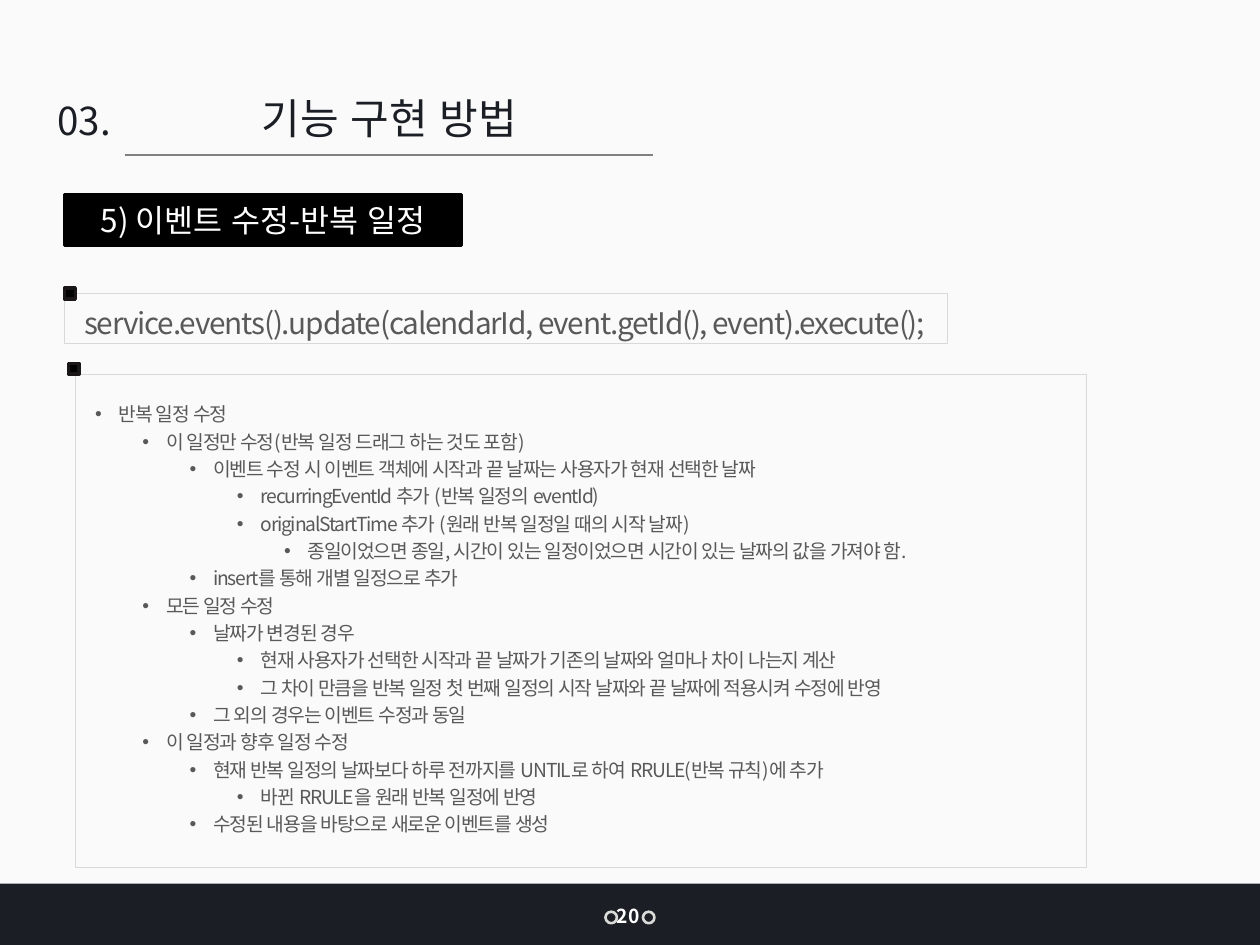
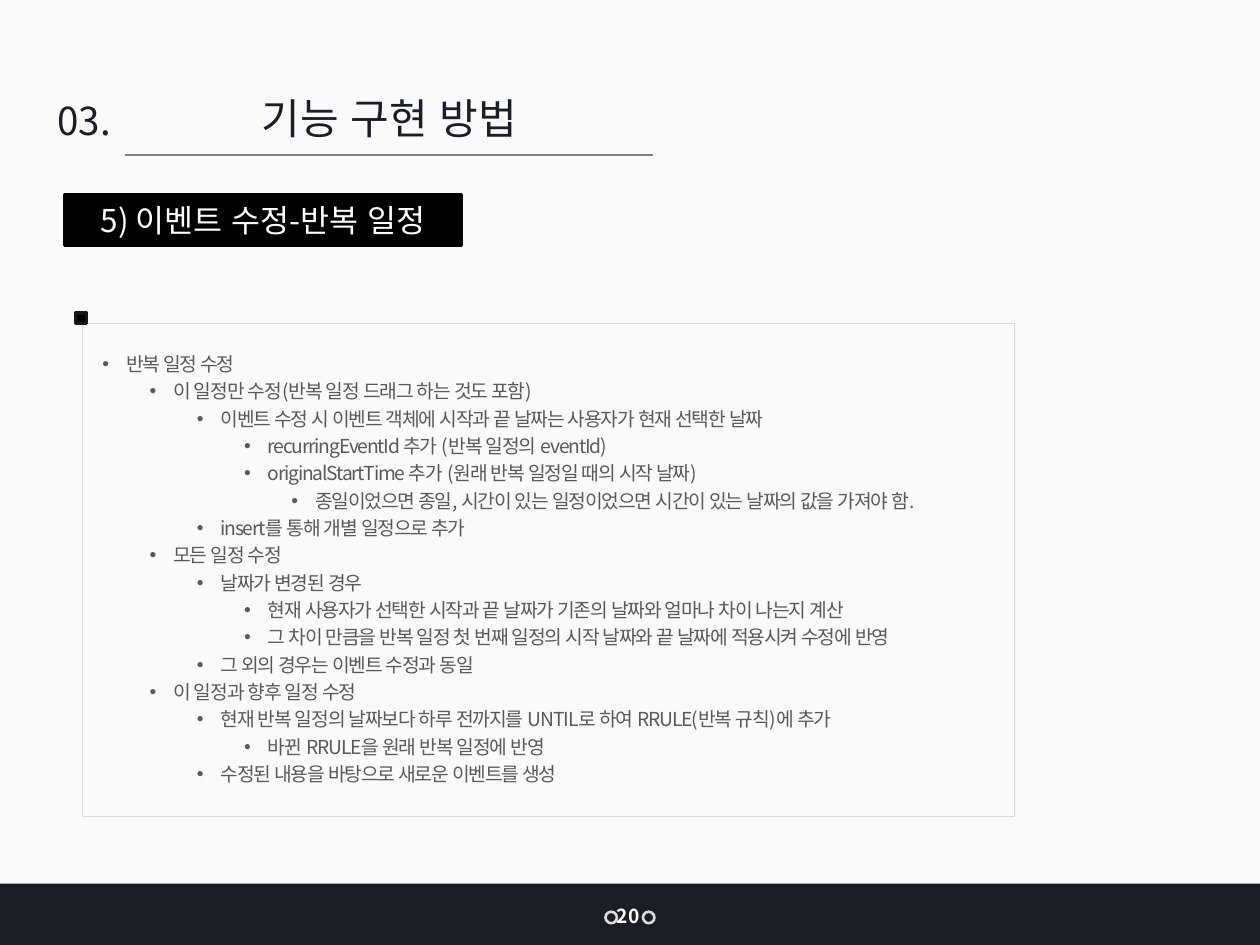
Before and after one commit to jangys/calendarProjectDocument, a slide deck: slide 28 of 인턴 최종 발표_장연수.pptx (slide 23 before the commit). Drawn at 1260x945 pixels with LibreOffice and Linux fonts; fonts in the diff are those of the drawing. Boxes give left, top, right and bottom in pixels: in the first picture for what was removed or moved away, otherwise in the second. Text is boxed around its words. In the diff, an @@ line names an element or a change of style, - is before the commit and + after.

```diff
--- a/인턴 최종 발표_장연수.pptx
+++ b/인턴 최종 발표_장연수.pptx
@@ rectangle removed at [64, 294, 948, 343] @@
-service.events().update(calendarId, event.getId(), event).execute();
@@ rectangle removed at [64, 289, 76, 299] @@
@@ rectangle: place and size @@
-rectangle at [68, 363, 79, 373]
+rectangle at [76, 312, 87, 323]
@@ rectangle "반복 일정 수정": place and size @@
-rectangle "반복 일정 수정" at [76, 374, 1086, 867]
+rectangle "반복 일정 수정" at [83, 324, 1014, 816]
```
Also in this commit, not shown: 26 other slides changed, 12 slides added, 4 slides removed, 3 other files.
